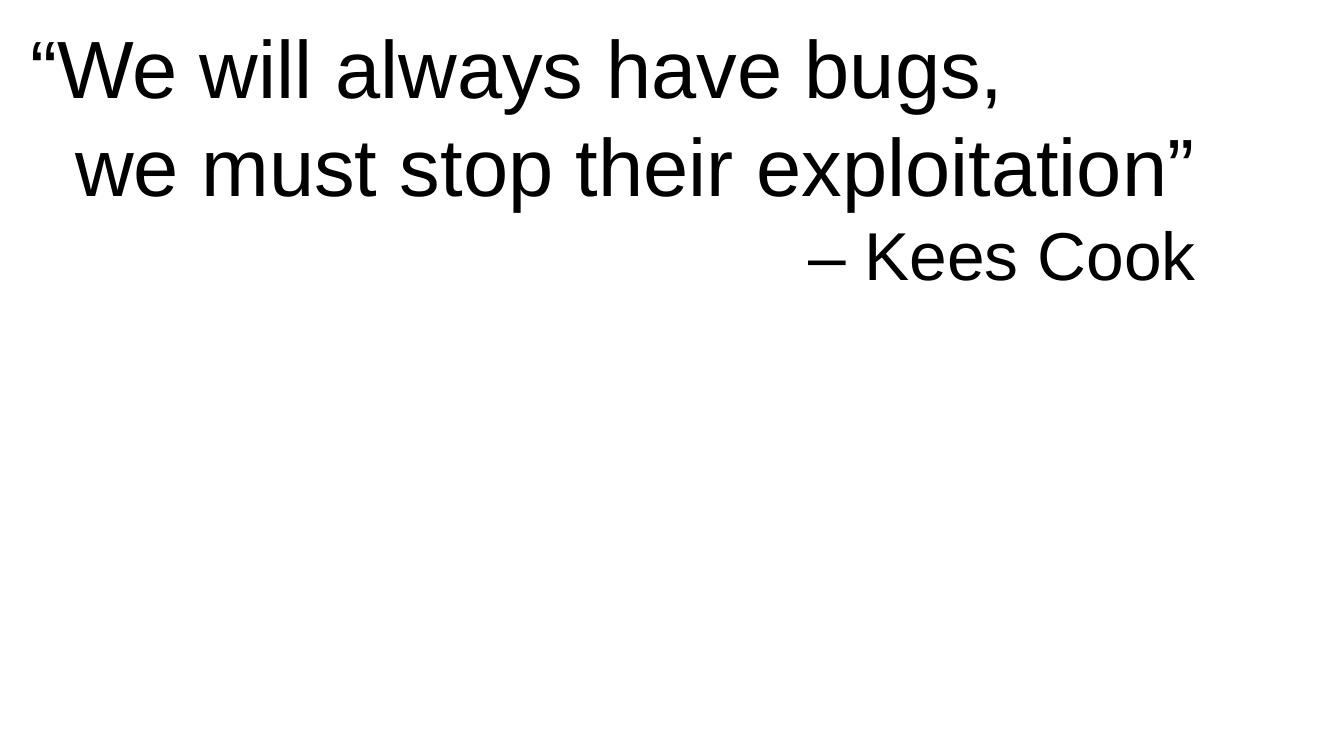
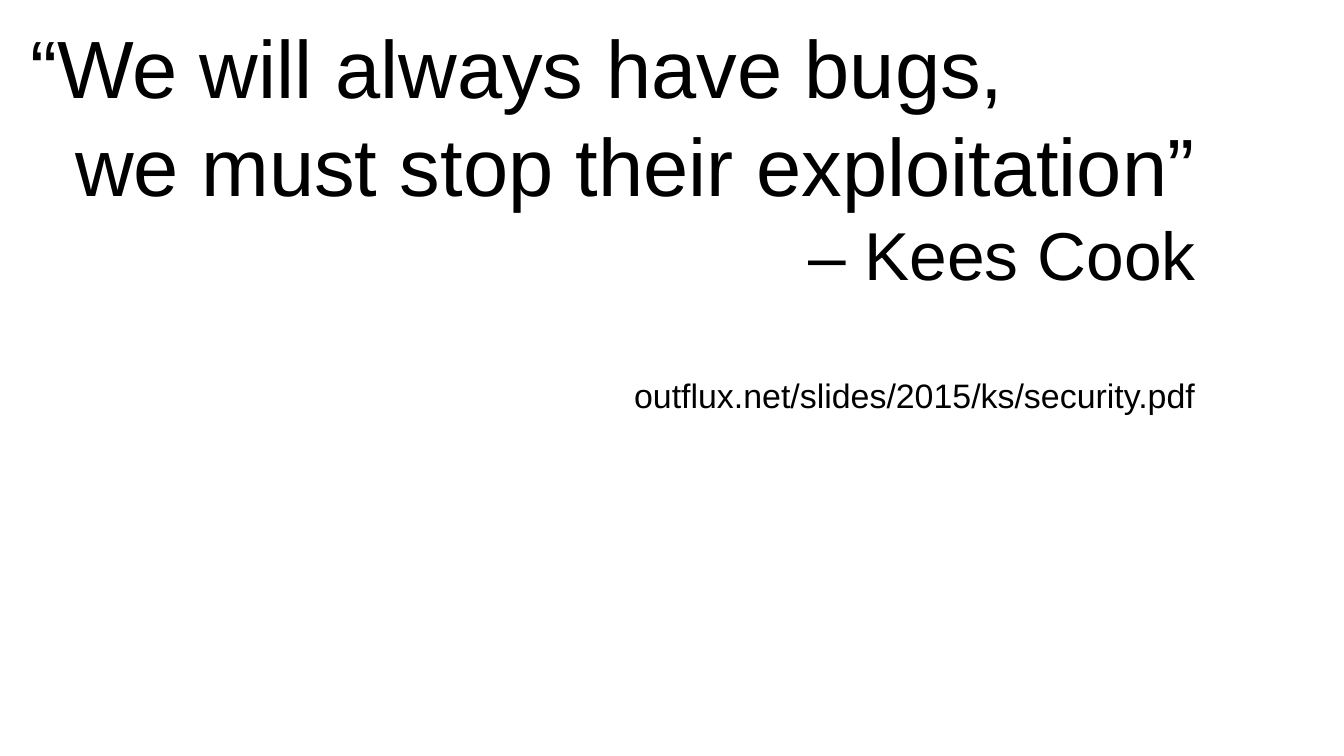
Before and after one commit to gregkh/kernel-development, a slide deck: slide 19 of kernel-development-16x9.odp. Drawn at 1344x756 pixels with LibreOffice and Linux fonts; fonts in the diff are those of the drawing. Boxes give left, top, right and bottom in pixels: in the first picture for what was removed or moved away, otherwise in the second. Text is boxed around its words. In the diff, an @@ line names an element or a change of style, - is before the commit and + after.

```diff
--- a/kernel-development-16x9.odp
+++ b/kernel-development-16x9.odp
@@ text at (634, 383, 1195, 415): paragraph added @@
+outflux.net/slides/2015/ks/security.pdf
```
Also in this commit, not shown: 9 other slides changed, 1 slide added, 1 slide removed, 2 other files.
